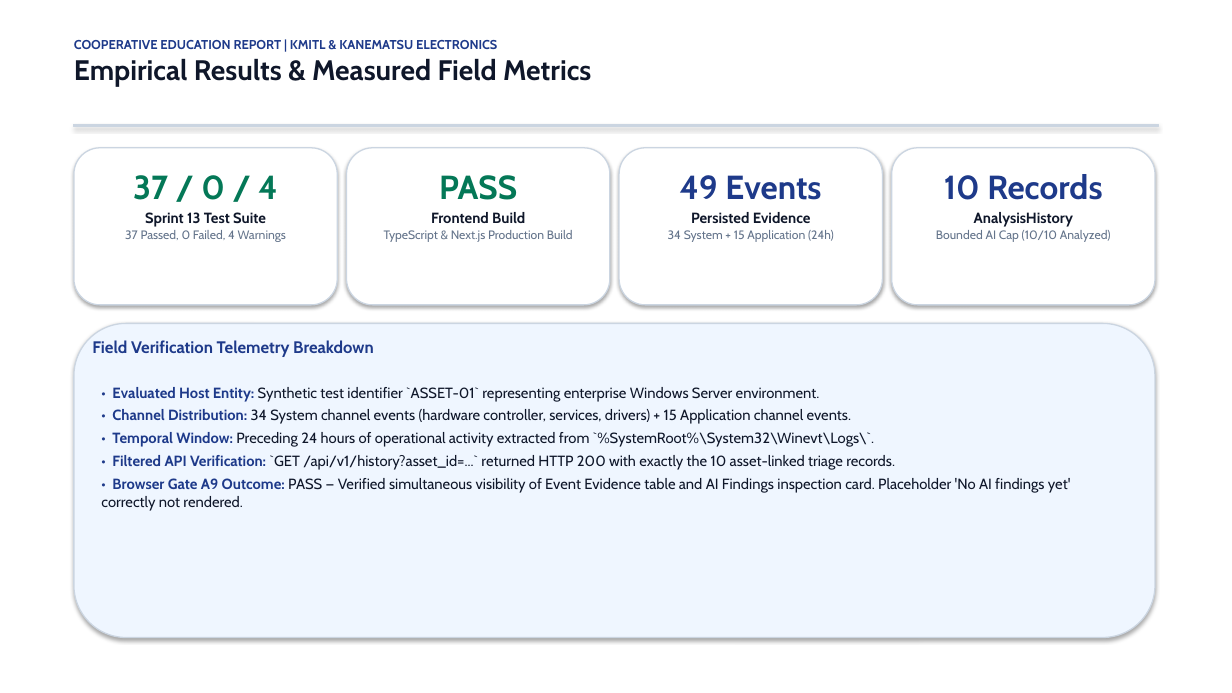
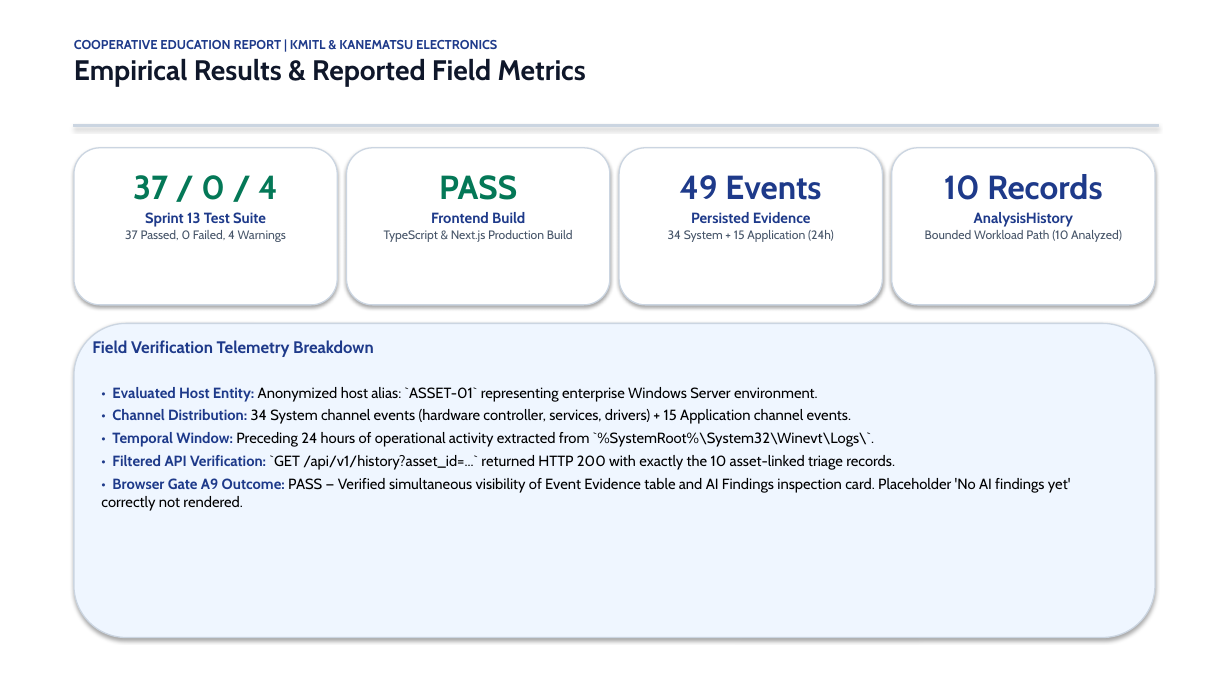
Before and after one commit to Ratthabhumi/EIMS, a slide deck: slide 11 of docs/presentation/EIMS_COOP_PRESENTATION_2026.pptx. Drawn at 1232x693 pixels with LibreOffice and Linux fonts; fonts in the diff are those of the drawing. Boxes give left, top, right and bottom in pixels: in the first picture for what was removed or moved away, otherwise in the second. Text is boxed around its words. In the diff, an @@ line names an element or a change of style, - is before the commit and + after.

Commit message:
docs(report): apply final editorial and presentation QA corrections

```diff
--- a/docs/presentation/EIMS_COOP_PRESENTATION_2026.pptx
+++ b/docs/presentation/EIMS_COOP_PRESENTATION_2026.pptx
@@ text at bbox=[74, 58, 586, 86]: text changed @@
-Empirical Results & Measured Field Metrics
+Empirical Results & Reported Field Metrics
@@ text at bbox=[125, 212, 286, 242]: text colour #0F172A to #1E3A8A in "Sprint 13 Test Suite"; text colour #64748B to #475569 in "37 Passed, 0 Failed, 4 Warnings" @@
@@ text at bbox=[384, 212, 573, 242]: text colour #0F172A to #1E3A8A in "Frontend Build"; text colour #64748B to #475569 in "TypeScript & Next.js Production Build" @@
@@ text at bbox=[668, 212, 834, 242]: text colour #0F172A to #1E3A8A in "Persisted Evidence"; text colour #64748B to #475569 in "34 System + 15 Application (24h)" @@
@@ text at bbox=[925, 230, 1122, 242]: text changed; text colour #64748B to #475569 @@
-Bounded AI Cap (10/10 Analyzed)
+Bounded Workload Path (10 Analyzed)
@@ text at bbox=[974, 212, 1073, 227]: text colour #0F172A to #1E3A8A in "AnalysisHistory" @@
@@ text at bbox=[112, 387, 818, 402]: text changed; text colour #0F172A to #000000 @@
-• Evaluated Host Entity: Synthetic test identifier `ASSET-01` representing enterprise Windows Server environment.
+• Evaluated Host Entity: Anonymized host alias: `ASSET-01` representing enterprise Windows Server environment.
@@ text at bbox=[101, 409, 1071, 511]: text colour #0F172A to #000000 in "34 System channel events (hardware controller, services, ...", "Preceding 24 hours of operational activity extracted ...", "`GET /api/v1/history?asset_id=...` returned HTTP 200 with ex ...", "PASS — Verified simultaneous visibility of Event ..." @@
```
Also in this commit, not shown: 14 other slides changed, 16 other files.
